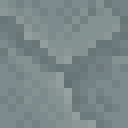
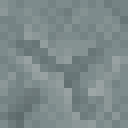
Layers edited between the first and the second w=128, h=128 image:
painted on "l 10" over (0, 0, 128, 128)
painted on "d 10" over (0, 0, 128, 128)
painted on "d 10 line" over (88, 112, 104, 128)
